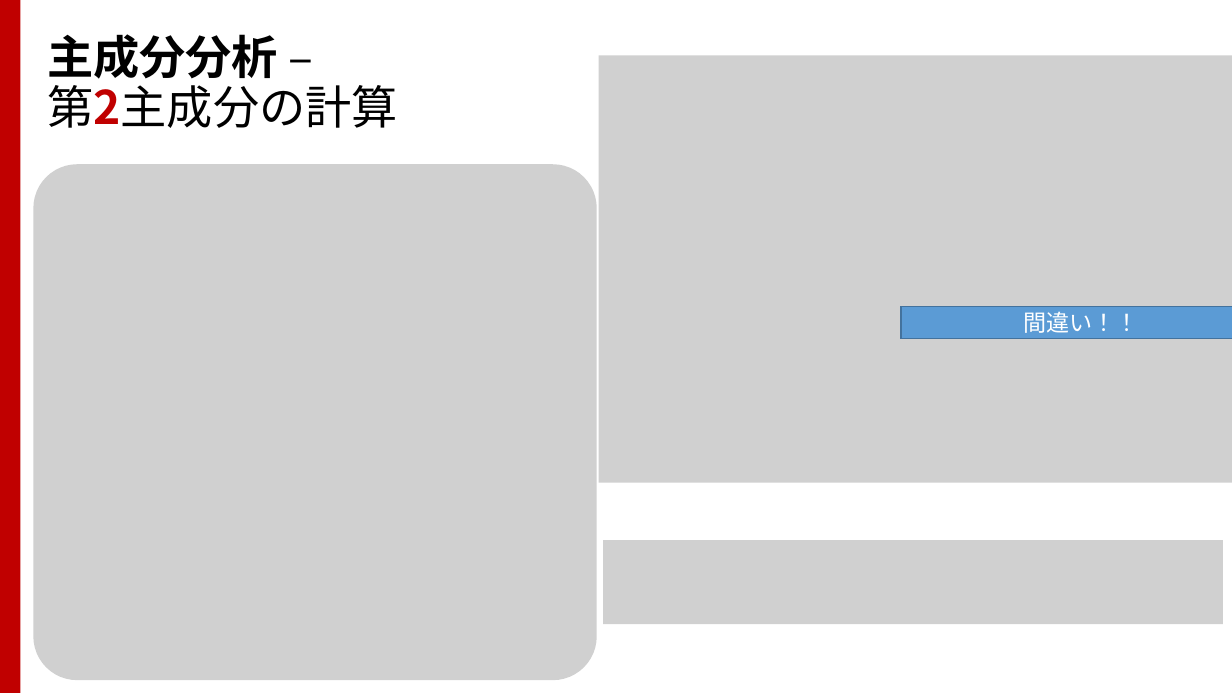
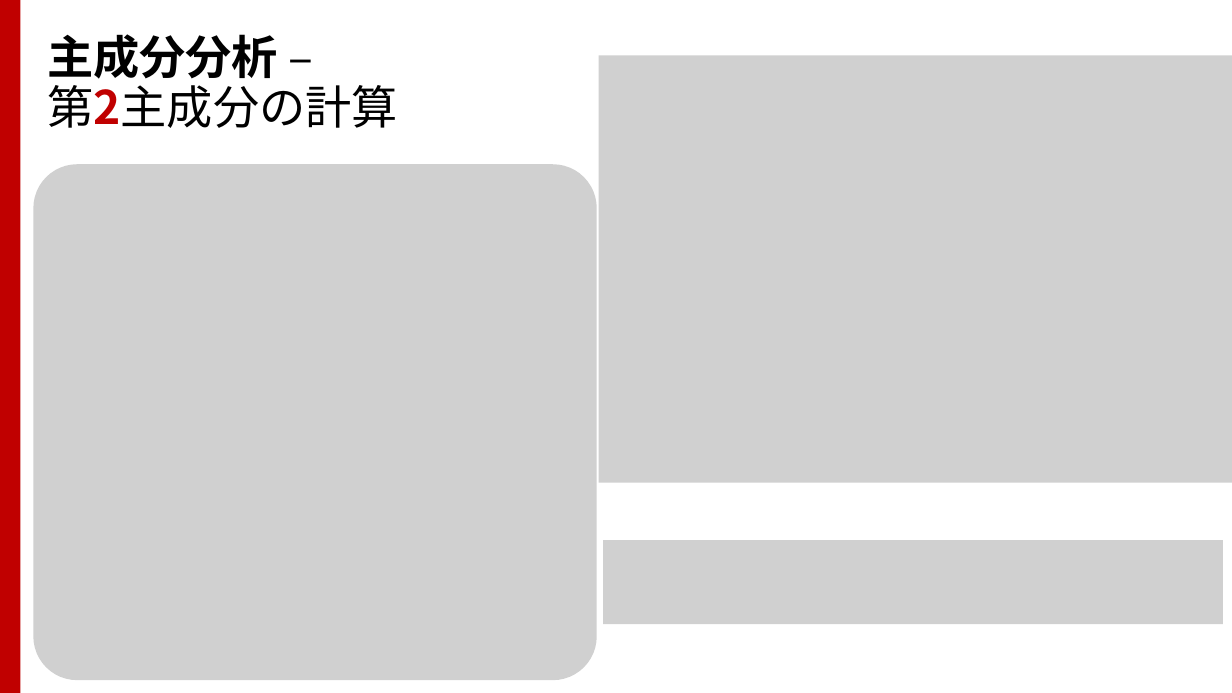
Before and after one commit to TakashiIjiri/TakashiIjiri.github.io, a slide deck: slide 18 of classes/cv2023/cv8.pptx. Drawn at 1232x693 pixels with LibreOffice and Linux fonts; fonts in the diff are those of the drawing; grey boxes stand for pictures. Boxes give left, top, right and bottom in pixels: in the first picture for what was removed or moved away, otherwise in the second. Text is boxed around its words. In the diff, an @@ line names an element or a change of style, - is before the commit and + after.

```diff
--- a/classes/cv2023/cv8.pptx
+++ b/classes/cv2023/cv8.pptx
@@ rectangle removed at box(901, 307, 1232, 339) @@
-間違い！！
```
Also in this commit, not shown: 3 other slides changed, 1 other file.
